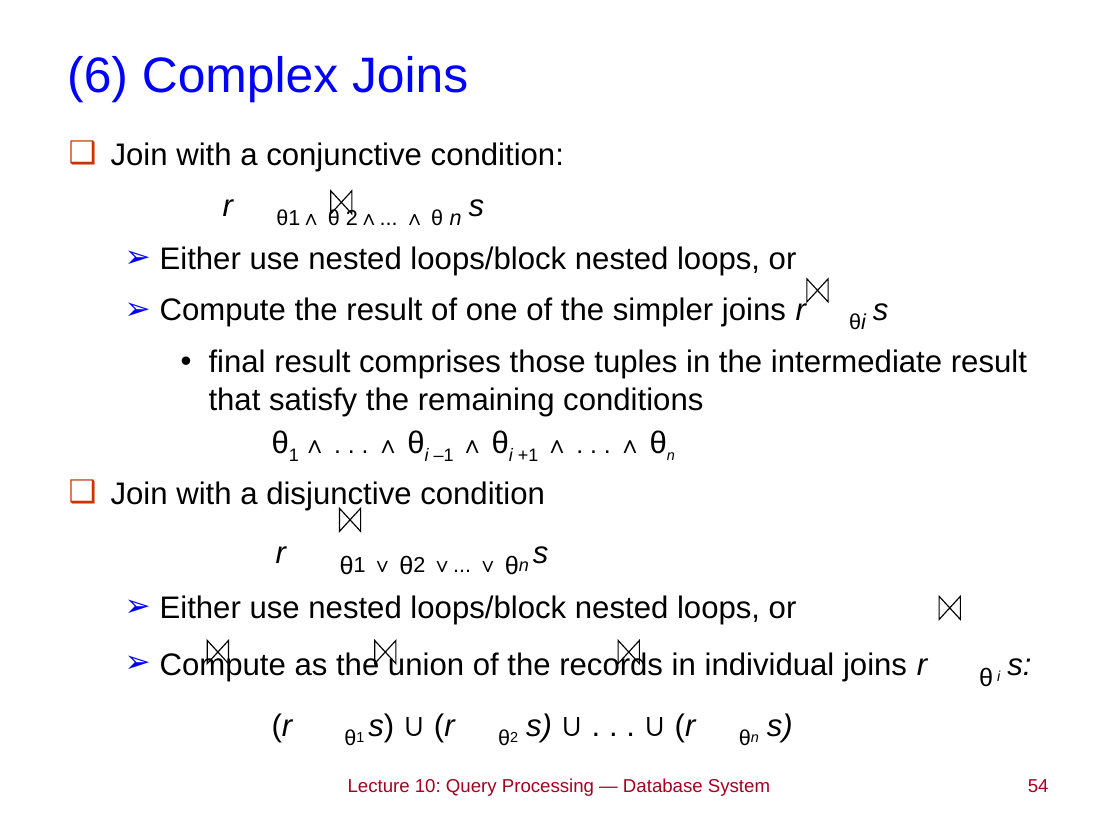
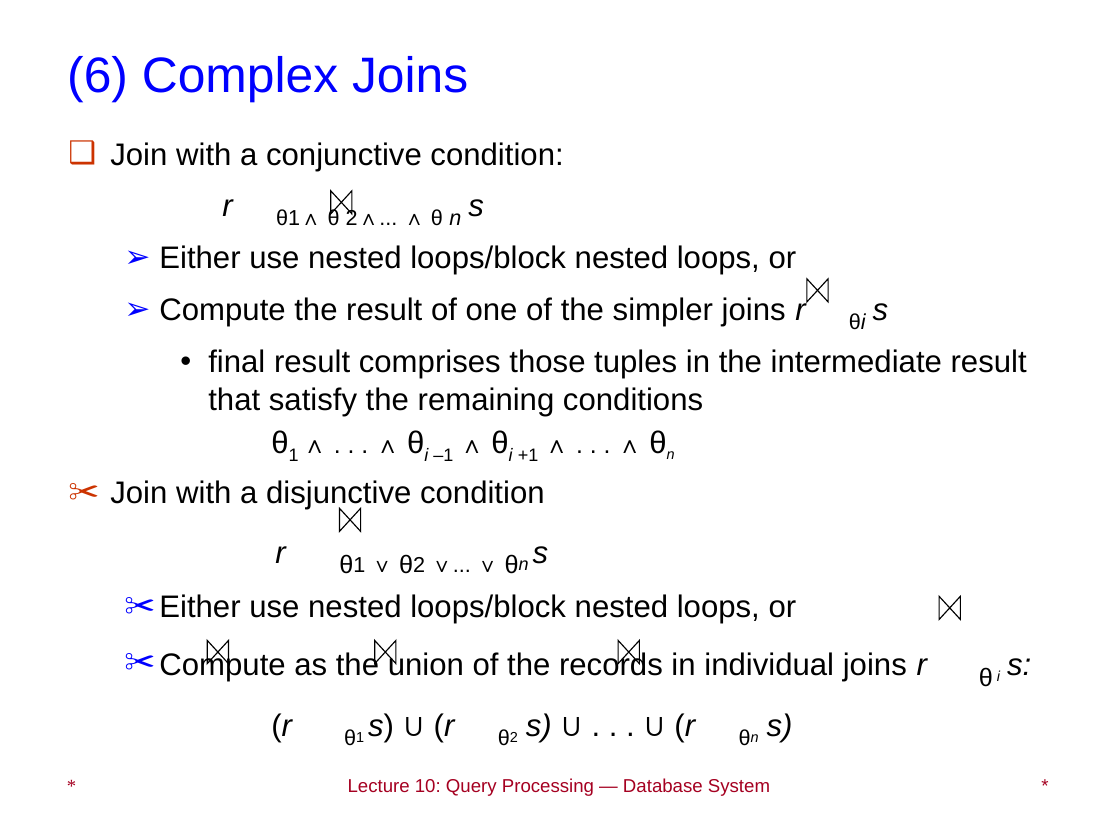
Before and after one commit to LukeLIN-web/DataBase-System-learning, a slide deck: slide 54 of PPT/Lec 10_Query Processing(1).ppt. Drawn at 1120x840 pixels with LibreOffice and Linux fonts; fonts in the diff are those of the drawing. Boxes give left, top, right and bottom in pixels: in the first picture for what was removed or moved away, otherwise in the second. Text is boxed around its words. In the diff, an @@ line names an element or a change of style, - is before the commit and + after.

```diff
--- a/PPT/Lec 10_Query Processing(1).ppt
+++ b/PPT/Lec 10_Query Processing(1).ppt
@@ text at box(110, 480, 1031, 687): bullet ❑ to ✂; bullet ➢ to ✂ @@
@@ text added at box(56, 768, 221, 818), 12 pt, text #A50021 @@
+*
@@ text at box(1028, 779, 1049, 792): text changed @@
-54
+*
```
Also in this commit, not shown: 65 other slides changed, 3 other files.
